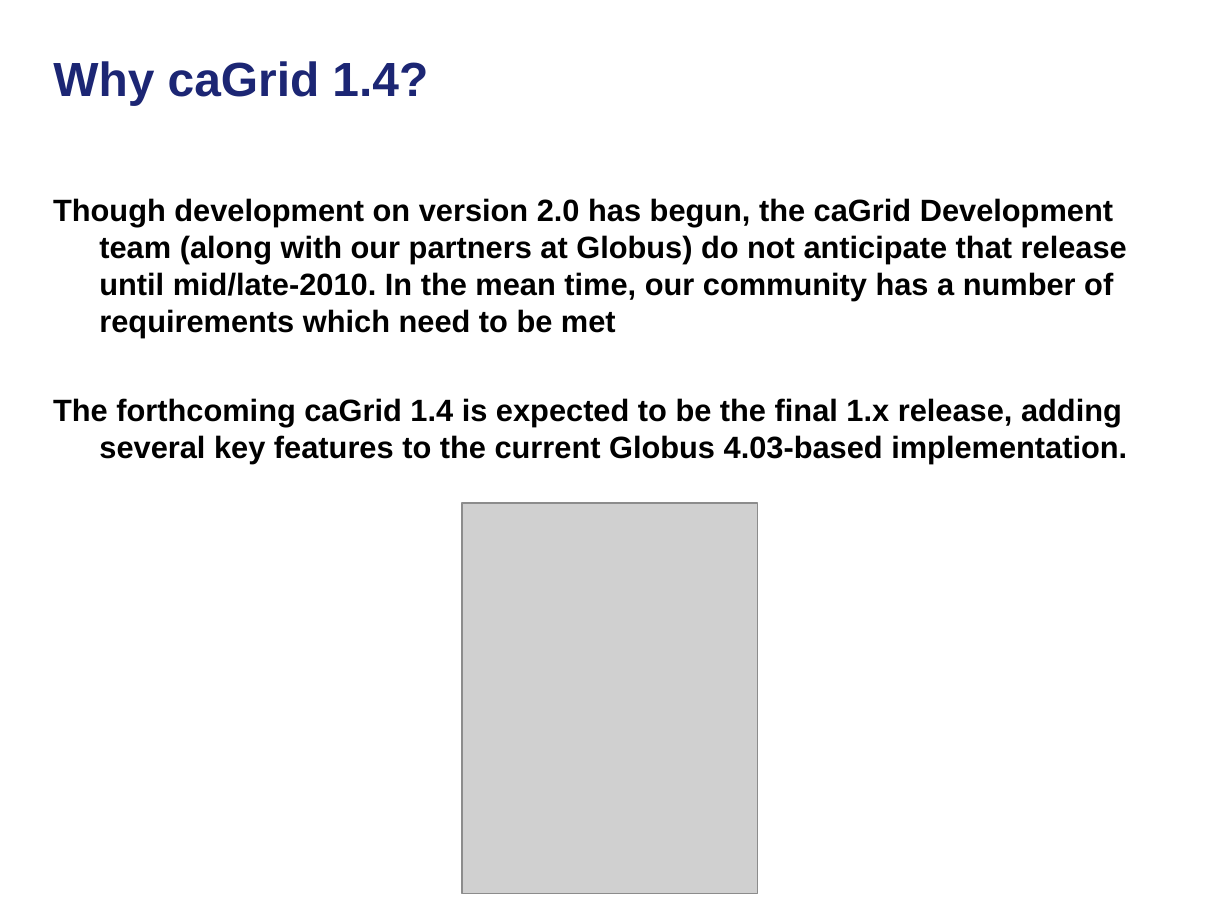
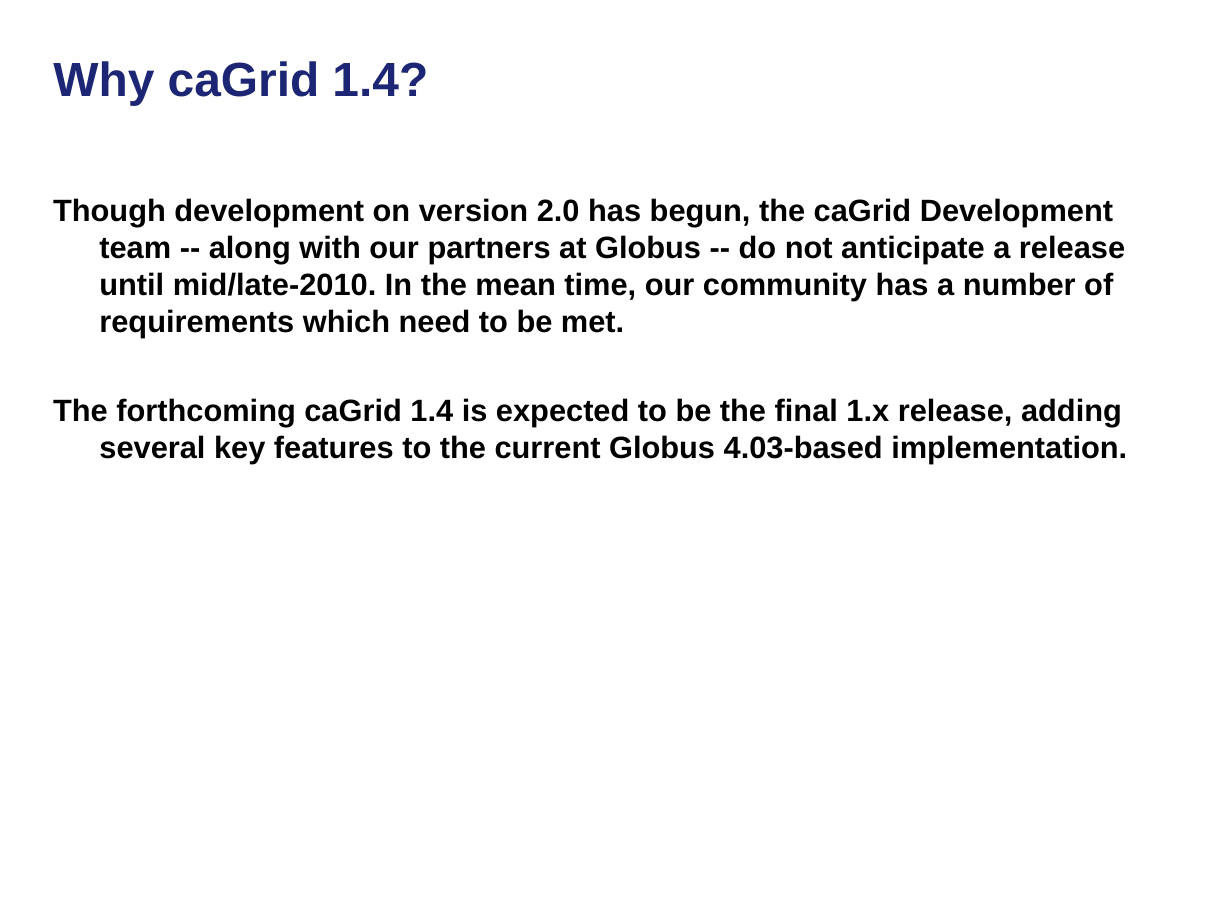
Before and after one commit to NCIP/cagrid-docs, a slide deck: slide 5 of general/presentations/200910_VCDE_ARCH/20091022_Arch_VCDE_caGrid_Future.ppt (slide 4 before the commit). Drawn at 1232x924 pixels with LibreOffice and Linux fonts; fonts in the diff are those of the drawing; grey boxes stand for pictures; background and template pictures are left out. Boxes give left, top, right and bottom in pixels: in the first picture for what was removed or moved away, otherwise in the second. Text is boxed around its words. In the diff, an @@ line names an element or a change of style, - is before the commit and + after.

```diff
--- a/general/presentations/200910_VCDE_ARCH/20091022_Arch_VCDE_caGrid_Future.ppt
+++ b/general/presentations/200910_VCDE_ARCH/20091022_Arch_VCDE_caGrid_Future.ppt
@@ text at bbox=[53, 198, 1125, 338]: text changed @@
-Though development on version 2.0 has begun, the caGrid Development team (along with our partners at Globus) do not anticipate that release until mid/late-2010. In the mean time, our community has a number of requirements which need to be met
+Though development on version 2.0 has begun, the caGrid Development team -- along with our partners at Globus -- do not anticipate a release until mid/late-2010. In the mean time, our community has a number of requirements which need to be met.
@@ picture removed at bbox=[462, 503, 758, 893] @@
```
Also in this commit, not shown: 8 other slides changed, 4 slides added, 1 slide removed.
